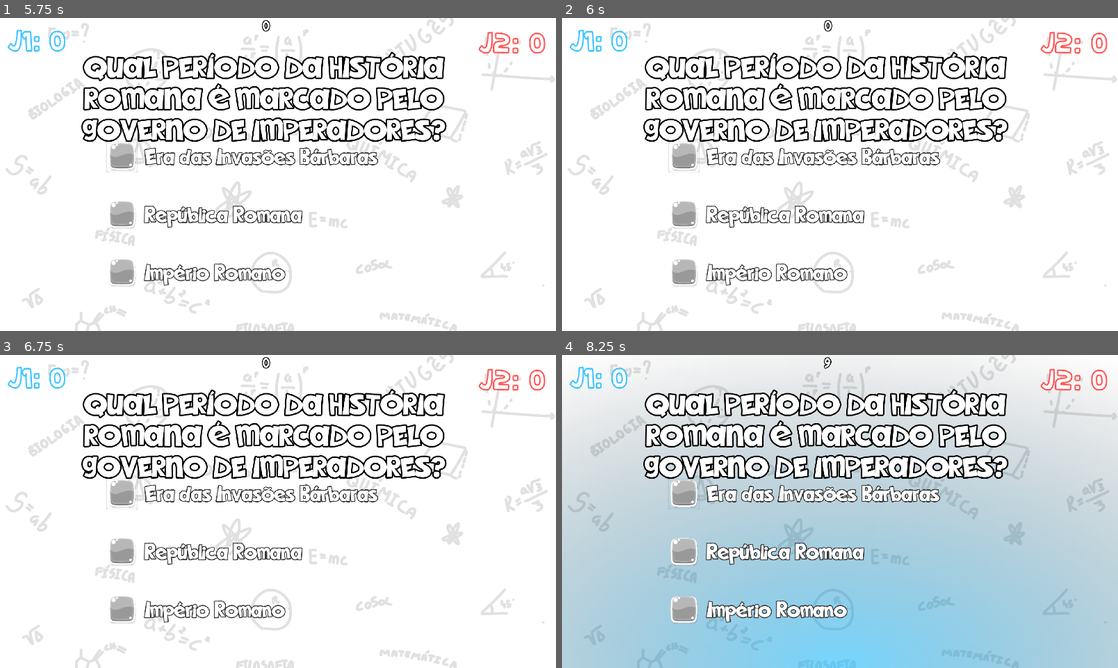
Above: before the commit, frames 1-4 (two rows, left to right).
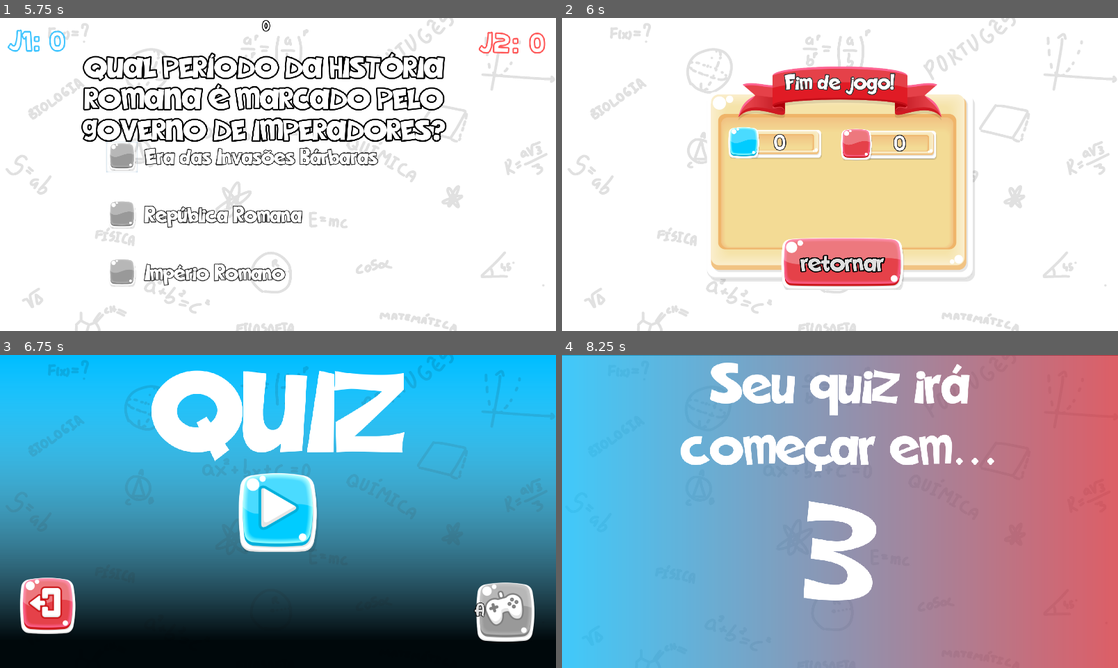
Above: after the commit, the same moments.

Repository: LabirasIFPI/Quiz-SKAR
Game: Godot game, scene res://Cenas/Menu.tscn
Same seed, same stepped clock (60 frames per second), same inputs: the game is played once before the commit and once after it. Sound files missing from this copy of the repository are replaced by a short silence.
Inputs (mouse positions are in pixels of both pictures, inside the frame that each line leads up to):
- Up to frame 1 (5.75 s): click (278, 174) at 0.5 s; tap Enter at 1.25, 3.5 s; tap A (A) at 1.35, 3.05, 3.6 s; tap B (B) at 1.55, 2.1, 3.8, 4.35 s; tap Space at 2, 4.25 s; hold Left (ui_left) 2.03-2.78 s; tap C (C) at 2.3, 2.85, 4.55 s; hold Left (ui_left) 4.28-5 s; click (122, 155) at 5.02 s
- Up to frame 2 (6 s): tap Enter at 5.75 s; hold Left (ui_left) from 5.78 s (still down); tap C (C) at 5.85 s
- Up to frame 3 (6.75 s): tap A (A) at 6.05 s; release Left (ui_left) at 6.5 s; click (278, 599) at 6.5 s, where only the run after the commit has a clickable "retornar"
- Up to frame 4 (8.25 s): click (840, 511) at 7.27 s; tap Space at 8 s; hold Left (ui_left) from 8.03 s (still down); tap 1 (JogadorAzul) at 8.1 s

Frame 1 is identical in both runs. In frame 2, 34% of the frame differs, in the area x 1-99%, y 0-87%; in frame 3, 92%; in frame 4, 97%, in the area x 0-100%, y 0-100%.

Commit message:
Afeitos add

Diff:
--- a/Cenas/Menu.tscn
+++ b/Cenas/Menu.tscn
@@ -8,7 +8,6 @@
 [ext_resource path="res://Temas/Theme_fonte_botes.tres" type="DynamicFont" id=6]
 [ext_resource path="res://Assets/FreeGUI/png/playblue.png" type="Texture" id=7]
 [ext_resource path="res://Assets/FreeGUI/svg/game_gray.png" type="Texture" id=8]
-[ext_resource path="res://Musicas/jolly-farmer-163815.wav" type="AudioStream" id=9]
 
 [sub_resource type="Gradient" id=2]
 offsets = PoolRealArray( 0, 0.916201 )
@@ -107,11 +106,6 @@
 text = "QUIZ"
 align = 1
 
-[node name="musica_principal" type="AudioStreamPlayer2D" parent="."]
-stream = ExtResource( 9 )
-autoplay = true
-attenuation = 0.965936
-
 [connection signal="pressed" from="Botoẽs/iniciar" to="." method="_on_iniciar_pressed"]
 [connection signal="pressed" from="Botoẽs/fechar" to="." method="_on_fechar_pressed"]
 [connection signal="pressed" from="Botoẽs/tutorial" to="." method="_on_tutorial_pressed"]
--- a/Cenas/musica_principal.tscn
+++ b/Cenas/musica_principal.tscn
@@ -1,8 +1,10 @@
-[gd_scene load_steps=2 format=2]
+[gd_scene load_steps=3 format=2]
 
 [ext_resource path="res://Musicas/jolly-farmer-163815.wav" type="AudioStream" id=1]
+[ext_resource path="res://Códigos/musica_principal.gd" type="Script" id=2]
 
-[node name="Node2D" type="Node2D"]
+[node name="MusicaMain" type="Node2D"]
+script = ExtResource( 2 )
 
 [node name="musica_main" type="AudioStreamPlayer2D" parent="."]
 stream = ExtResource( 1 )
--- a/Códigos/ sobre_avisos.gd
+++ b/Códigos/ sobre_avisos.gd
@@ -5,6 +5,7 @@
 
 
 func _ready() -> void:
+	global.playSound("countdown", 4.0)
 	$Timer.start(4)
 
 func _process(delta):
--- a/Códigos/FimDeJogo.gd
+++ b/Códigos/FimDeJogo.gd
@@ -6,10 +6,13 @@
 
 
 func _ready() -> void:
+	audio.stopSong()
 	_lab_p1.text = str(global.pontos[0])
 	_lab_p2.text = str(global.pontos[1])
+	global.playSound("won", 6.0)
 
 
 
 func _on_Back_pressed() -> void:
+	audio.returnSong()
 	get_tree().change_scene("res://Cenas/Menu.tscn")
--- a/Códigos/Global.gd
+++ b/Códigos/Global.gd
@@ -41,7 +41,8 @@
 	"right": preload("res://Musicas/Correta.wav"),
 	"wrong": preload("res://Musicas/Errada.wav"),
 	"bell": preload("res://Musicas/Relogio.wav"),
-	"won": preload("res://Musicas/Vitoria.wav")
+	"won": preload("res://Musicas/Vitoria.wav"),
+	"countdown": preload("res://Musicas/arcade-countdown-7007.wav")
 }
 
 func _ready():
--- a/Códigos/Menu.gd
+++ b/Códigos/Menu.gd
@@ -1,7 +1,7 @@
 extends Node2D
 
 func _ready() -> void:
-	pass
+	audio.returnSong()
 
 func _on_fechar_pressed() -> void:
 	 get_tree().quit()
--- a/Códigos/QuizMain.gd
+++ b/Códigos/QuizMain.gd
@@ -12,7 +12,6 @@
 
 ## Array de perguntas já exibidas.
 var displayedQuestionIds: Array = [];
-
 
 
 ## Para fins de testes, essa variável irá armazenar o conteúdo dentro da pasta.json
@@ -105,8 +104,8 @@
 				print("Errrouuu");
 
 	# Detectar fim de jogo:
-	if global.pontos.has(global.maxPoints):
-		callGameOver();
+#	if global.pontos.has(global.maxPoints):
+#		callGameOver();
 
 	# Detectar entrada de jogadores na vez
 	input_signal_players();
@@ -115,6 +114,8 @@
 	changeBackgroundByPlayer();
 	updateBgColorAlpha();
 
+	if Input.is_action_just_pressed("ui_left"):
+		callGameOver()
 
 ## Atualiza os elementos da tela para receberem as informações da pergunta atual.
 func atualizarExibicao():
@@ -251,7 +252,6 @@
 
 
 
-
 ## Detecta os comandos das alternativas e retorna  o indice selecionado.
 func detectarComando():
 	#@TODO: mudar pelos sinais
@@ -299,7 +299,7 @@
 ## Chamado para finalização da rodada entre os competidores
 ## @TODO: Exibe jogador vencedor e passa pra menu de fim
 func callGameOver():
-	pass
+	get_tree().change_scene("res://Cenas/FimDeJogo.tscn")
 
 func get_questionsData() -> Array:
 	var file : File = File.new()
@@ -310,8 +310,3 @@
 	var result = JSON.parse(content).result
 	file.close()
 	return result
-#func getQuestionBy_id(question_id):
-#	for question in questions_data:
-#		if question["id"] == question_id:
-#			return question
-#	return null
--- /dev/null
+++ b/Códigos/musica_principal.gd
@@ -0,0 +1,22 @@
+extends Node2D
+
+onready var song = get_node("musica_main")
+
+
+# Called when the node enters the scene tree for the first time.
+func _ready() -> void:
+	song.play()
+
+
+func _process(delta: float) -> void:
+	pass
+
+func stopSong():
+	song.stop()
+func returnSong():
+	song.play()
+
+
+# Called every frame. 'delta' is the elapsed time since the previous frame.
+#func _process(delta: float) -> void:
+#	pass
--- a/project.godot
+++ b/project.godot
@@ -45,7 +45,7 @@
 [autoload]
 
 global="*res://Códigos/Global.gd"
-MusicaPrincipal="*res://Cenas/musica_principal.tscn"
+audio="*res://Cenas/musica_principal.tscn"
 
 [display]
 
Not shown: 1 places in Cenas/Menu.tscn that only renumber resources
Not shown, added: Musicas/arcade-countdown-7007.wav.import
Not shown, added: Musicas/arcade-countdown-7007.wav
